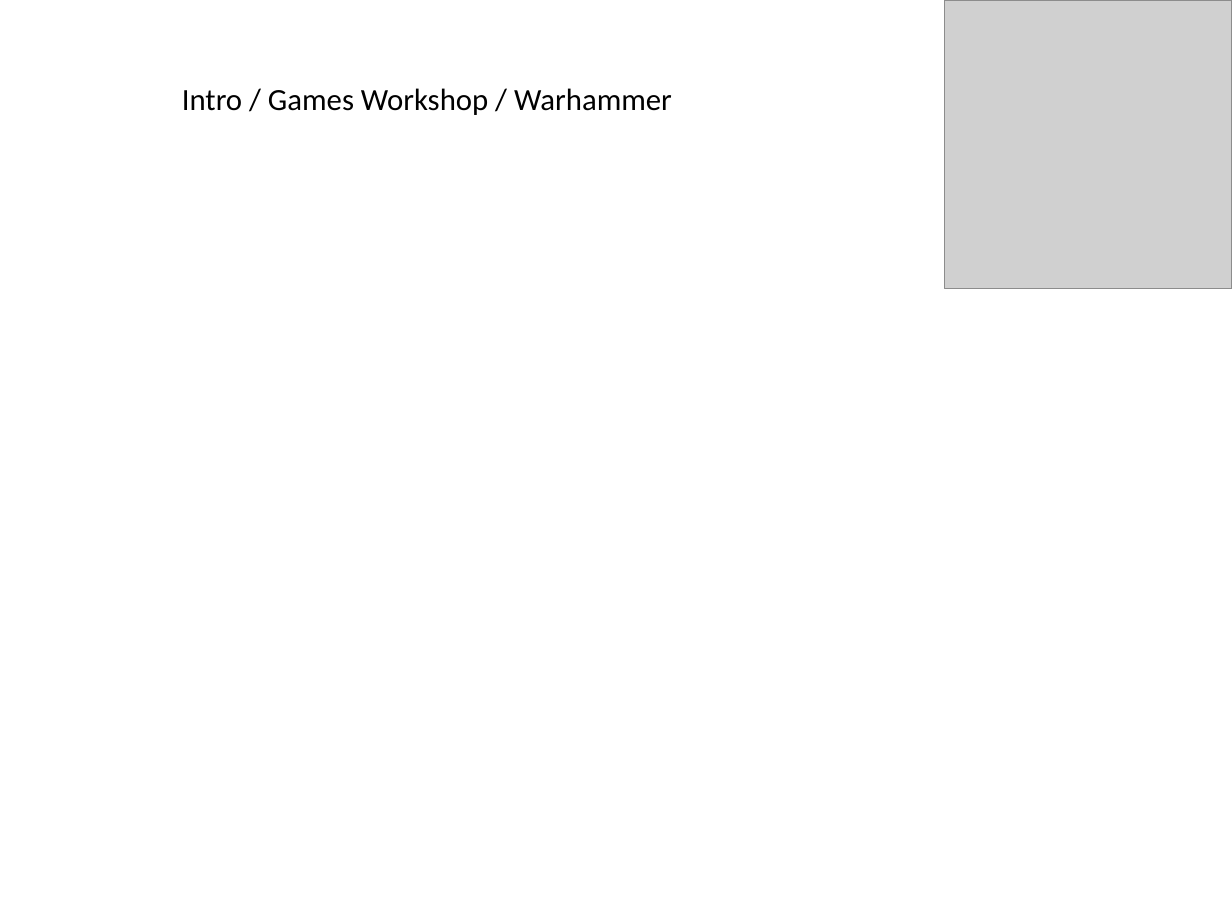
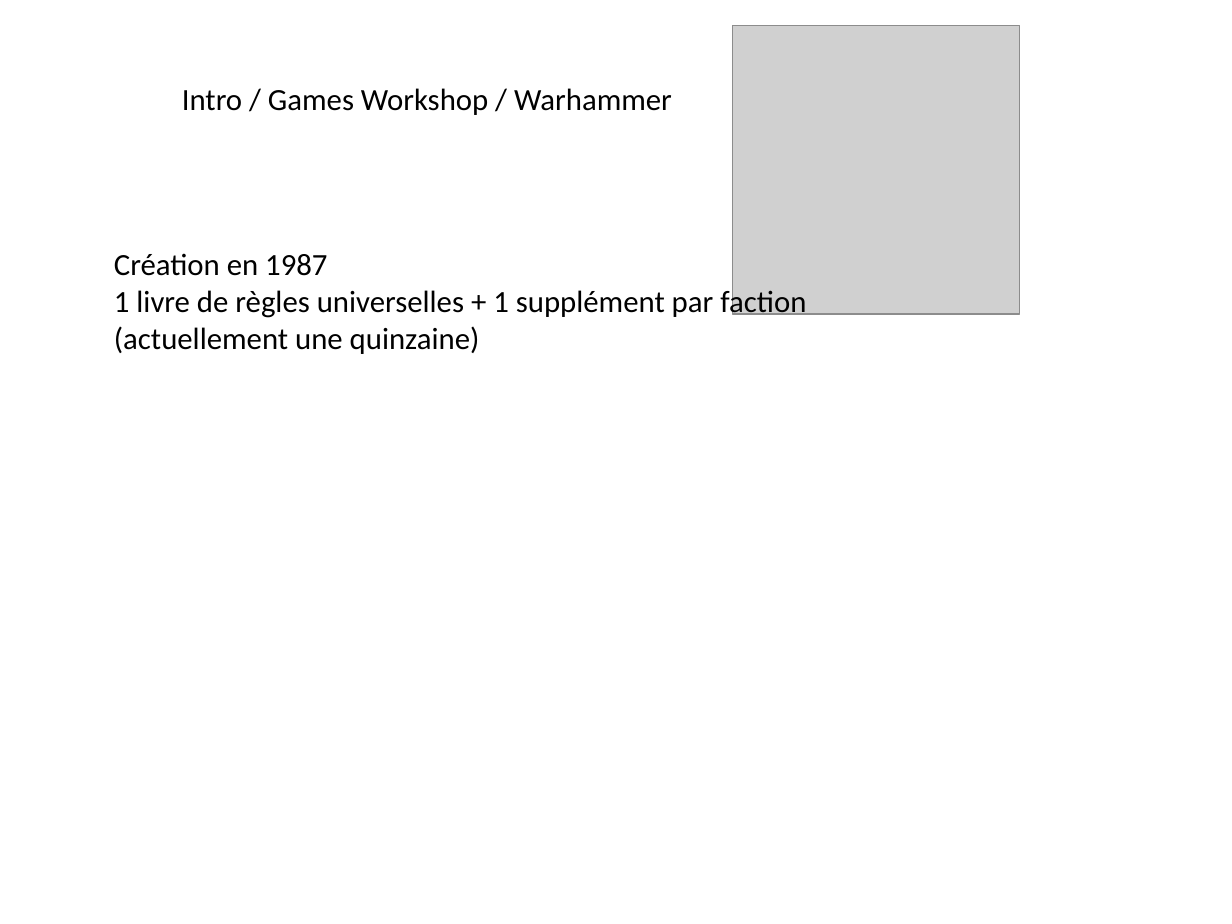
Before and after one commit to Nicaps/army-factory, a slide deck: slide 3 of Documents/14 décembre 2016/Pres.pptx. Drawn at 1232x924 pixels with LibreOffice and Linux fonts; fonts in the diff are those of the drawing; grey boxes stand for pictures. Boxes give left, top, right and bottom in pixels: in the first picture for what was removed or moved away, otherwise in the second. Text is boxed around its words. In the diff, an @@ line names an element or a change of style, - is before the commit and + after.

```diff
--- a/Documents/14 décembre 2016/Pres.pptx
+++ b/Documents/14 décembre 2016/Pres.pptx
@@ picture moved from (x1=945, y1=0, x2=1232, y2=288) to (x1=732, y1=26, x2=1019, y2=314) @@
@@ text added at (x1=114, y1=253, x2=806, y2=354), 18 pt, text #000000 @@
+Création en 1987
+1 livre de règles universelles + 1 supplément par faction (actuellement une quinzaine)
```
Also in this commit, not shown: 1 other file.
